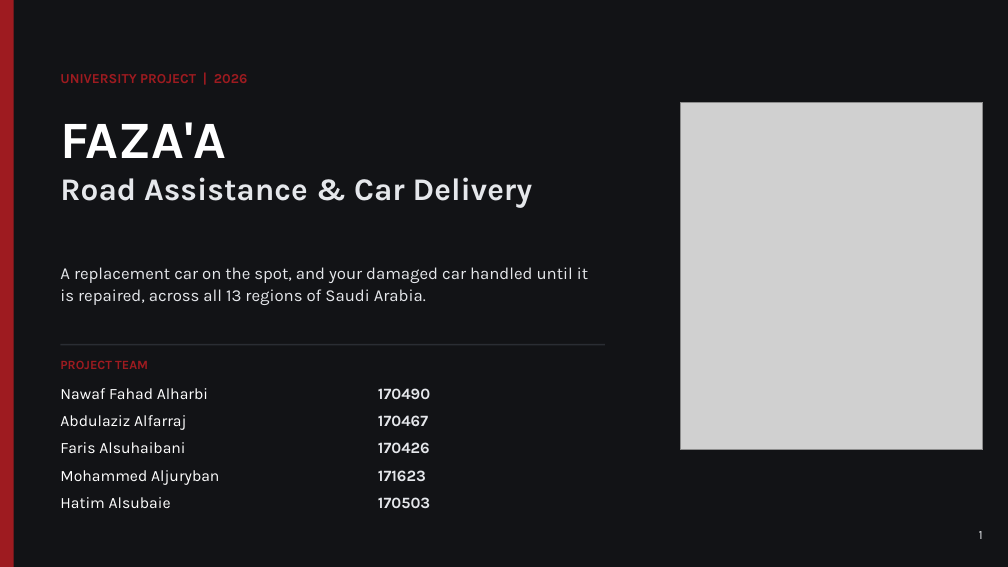
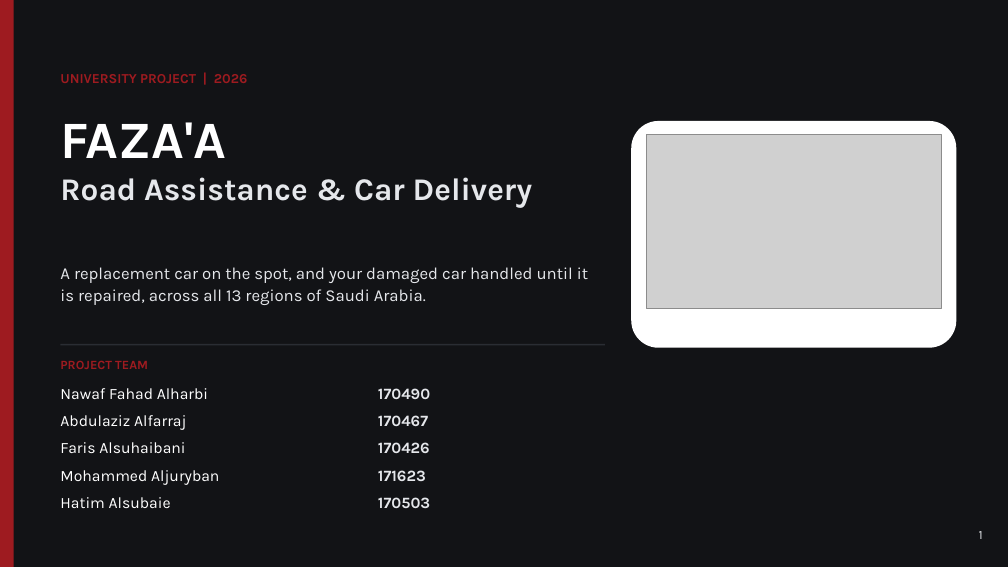
Before and after one commit to agentstack201/Fazaa, a slide deck: slide 1 of deliverables/fazaa_presentation.pptx. Drawn at 1008x567 pixels with LibreOffice and Linux fonts; fonts in the diff are those of the drawing; grey boxes stand for pictures. Boxes give left, top, right and bottom in pixels: in the first picture for what was removed or moved away, otherwise in the second. Text is boxed around its words. In the diff, an @@ line names an element or a change of style, - is before the commit and + after.

```diff
--- a/deliverables/fazaa_presentation.pptx
+++ b/deliverables/fazaa_presentation.pptx
@@ picture removed at [681, 102, 983, 450] @@
@@ rounded rectangle added at [631, 121, 957, 348], fill #FFFFFF @@
@@ picture added at [647, 135, 941, 309] @@
```
Also in this commit, not shown: 1 other file.
